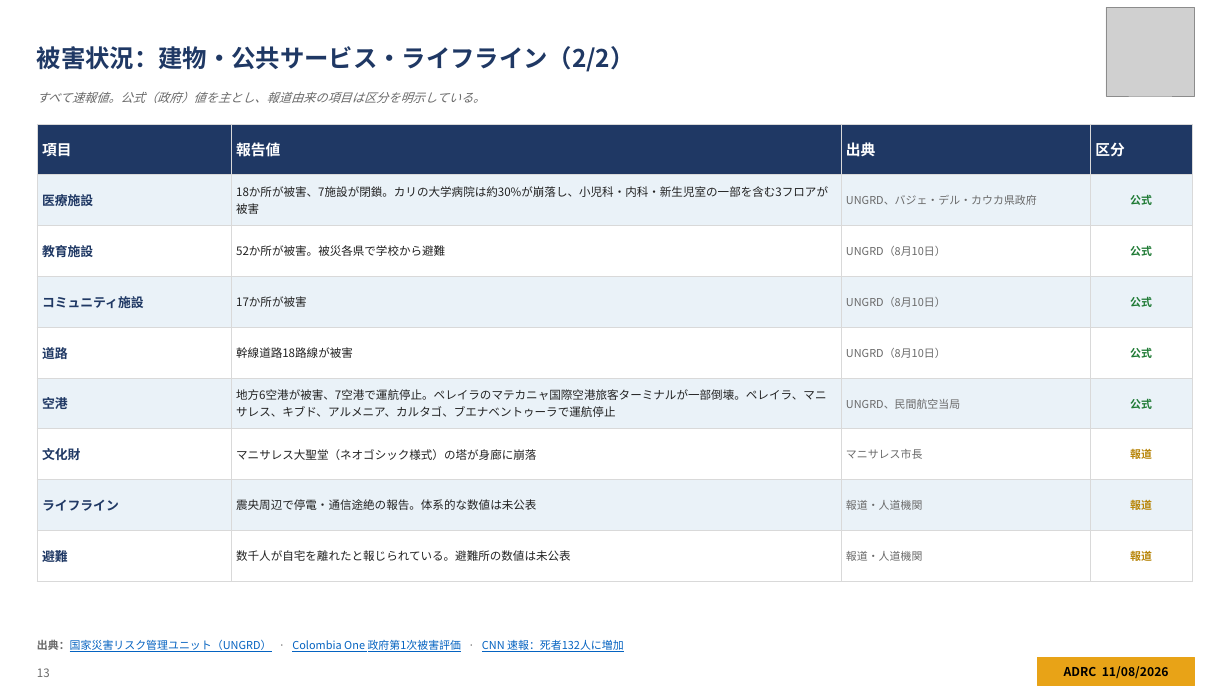
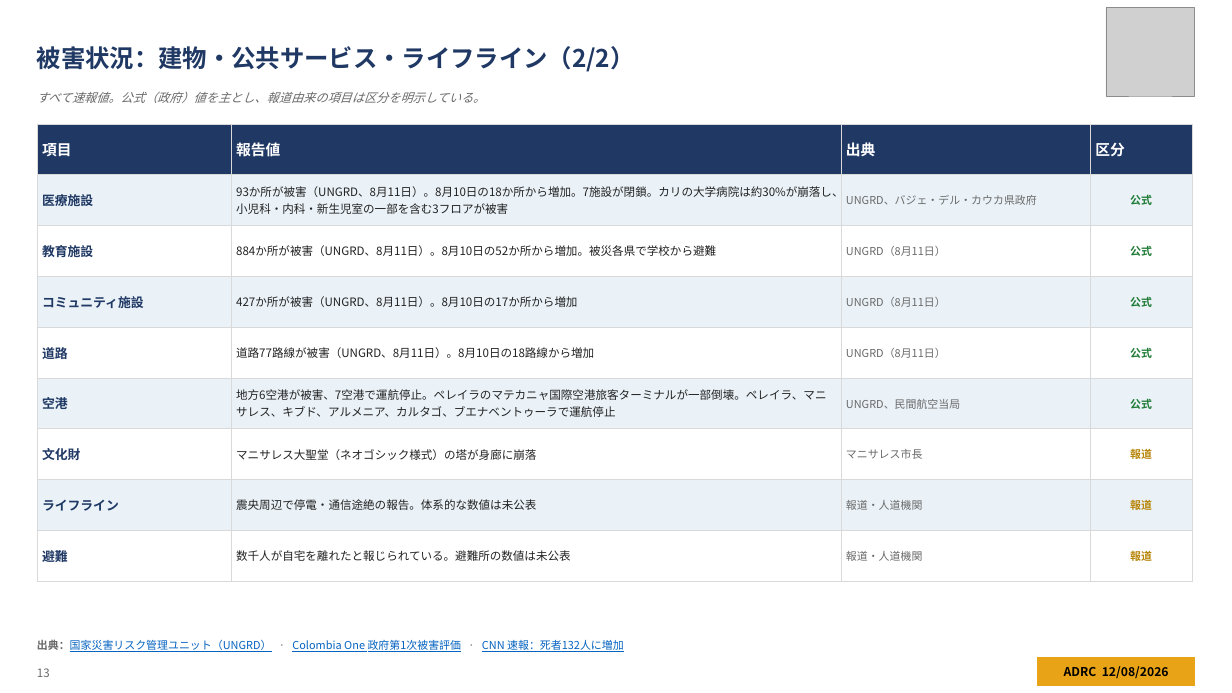
Before and after one commit to kochobi-max/whatsmap, a slide deck: slide 13 of reports/colombia_eq_20260810/output/ADRC_EQ_COL_Choco_20260810_JA.pptx. Drawn at 1232x693 pixels with LibreOffice and Linux fonts; fonts in the diff are those of the drawing; grey boxes stand for pictures. Boxes give left, top, right and bottom in pixels: in the first picture for what was removed or moved away, otherwise in the second. Text is boxed around its words. In the diff, an @@ line names an element or a change of style, - is before the commit and + after.

```diff
--- a/reports/colombia_eq_20260810/output/ADRC_EQ_COL_Choco_20260810_JA.pptx
+++ b/reports/colombia_eq_20260810/output/ADRC_EQ_COL_Choco_20260810_JA.pptx
@@ table at (x1=37, y1=124, x2=1192, y2=569) @@
-row 2, column 2: 18か所が被害、7施設が閉鎖。カリの大学病院は約30%が崩落し、小児科・内科・新生児室の一部を含む3フロアが被害
+row 2, column 2: 93か所が被害（UNGRD、8月11日）。8月10日の18か所から増加。7施設が閉鎖。カリの大学病院は約30%が崩落し、小児科・内科・新生児室の一部を含む3フロアが被害
-row 3, column 2: 52か所が被害。被災各県で学校から避難
+row 3, column 2: 884か所が被害（UNGRD、8月11日）。8月10日の52か所から増加。被災各県で学校から避難
-row 3, column 3: UNGRD（8月10日）
+row 3, column 3: UNGRD（8月11日）
-row 4, column 2: 17か所が被害
+row 4, column 2: 427か所が被害（UNGRD、8月11日）。8月10日の17か所から増加
-row 4, column 3: UNGRD（8月10日）
+row 4, column 3: UNGRD（8月11日）
-row 5, column 2: 幹線道路18路線が被害
+row 5, column 2: 道路77路線が被害（UNGRD、8月11日）。8月10日の18路線から増加
-row 5, column 3: UNGRD（8月10日）
+row 5, column 3: UNGRD（8月11日）
@@ text at (x1=1064, y1=666, x2=1169, y2=678): text changed @@
-ADRC 11/08/2026
+ADRC 12/08/2026
```
Also in this commit, not shown: 26 other slides changed, 7 other files.
